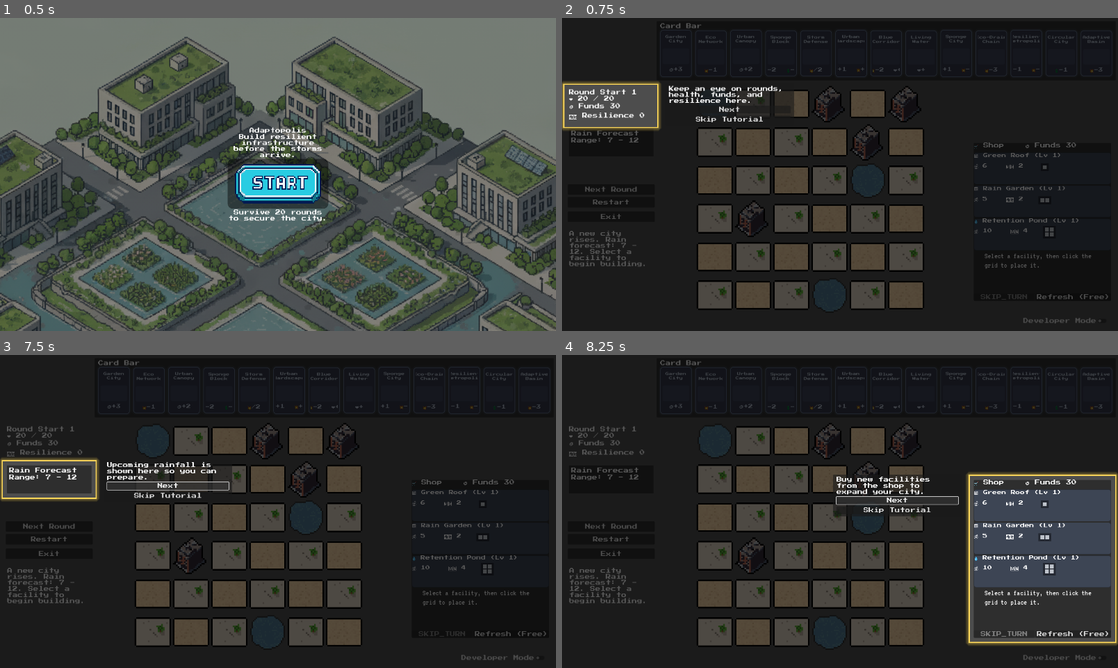
Above: before the commit, frames 1-4 (two rows, left to right).
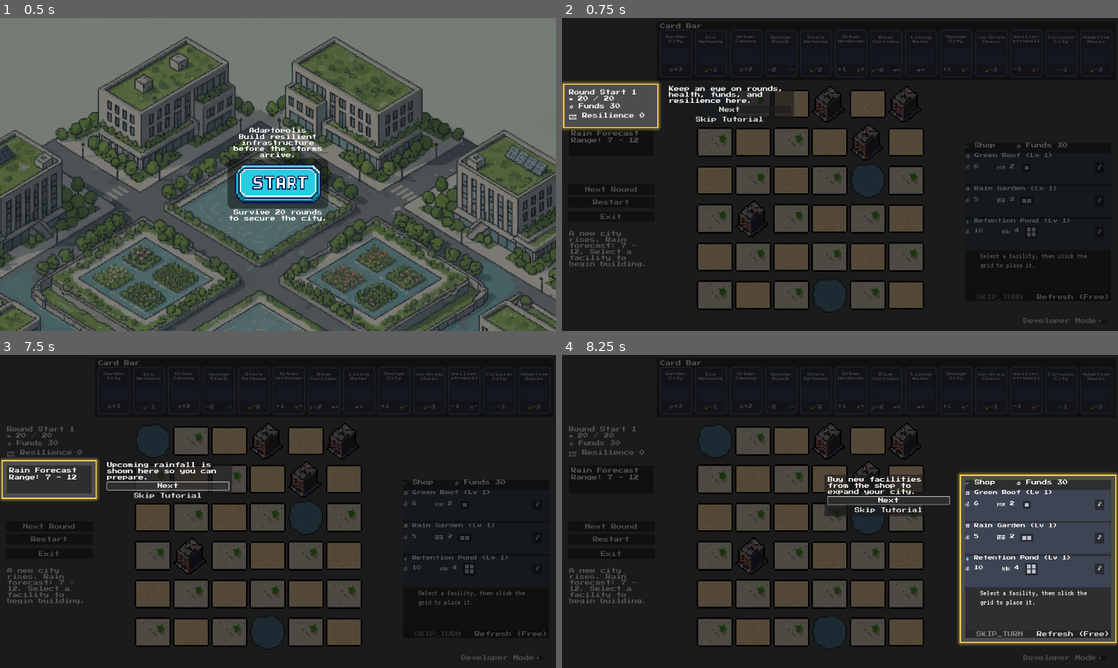
Above: after the commit, the same moments.

Repository: TinghaoHUANG/Adaptopolis-demo
Game: Godot game, scene res://scenes/main.tscn
Two runs of this game, one before a commit and one after it. Both use one fixed random seed, a clock stepped at 60 frames per second and the inputs below.
Inputs (mouse positions are in pixels of both pictures, inside the frame that each line leads up to):
- Up to frame 1 (0.5 s): no input
- Up to frame 2 (0.75 s): click (840, 183) at 0.5 s
- Up to frame 3 (7.5 s): click (539, 505) at 1.25 s, where only the run after the commit has a clickable "🔓"; click (539, 536) at 2 s, where only the run after the commit has a clickable "🔓"; click (539, 567) at 2.75 s, where only the run after the commit has a clickable "🔓"; click "Restart" at 3.5 s; click "Restart" at 4.25 s; click "Restart" at 5 s; click "Next Round" at 5.75 s; click "Next Round" at 6.5 s; click "Next" at 7.25 s
- Up to frame 4 (8.25 s): click "Next" at 8 s

Frame 1 is identical in both runs. In frame 2, 0.9% of the frame differs, in the area x 72-97%, y 39-90%; in frame 3, 0.9%; in frame 4, 3.8%, in the area x 47-98%, y 37-93%.

Commit message:
Release version 0.3.3

Diff:
--- a/scenes/main.tscn
+++ b/scenes/main.tscn
@@ -316,7 +316,7 @@
 anchor_top = 0.5
 anchor_right = 1.0
 anchor_bottom = 0.5
-offset_left = -498.0
+offset_left = -528.0
 offset_top = -107.0
 offset_right = -24.0
 offset_bottom = 434.0
--- a/scripts/card_bar.gd
+++ b/scripts/card_bar.gd
@@ -152,12 +152,12 @@
 	return style
 
 func _wrap_card_name(raw_name: String) -> String:
-	var name := raw_name.strip_edges()
-	if name.is_empty():
-		return name
-	var words := name.split(" ", false)
+	var trimmed_name := raw_name.strip_edges()
+	if trimmed_name.is_empty():
+		return trimmed_name
+	var words := trimmed_name.split(" ", false)
 	if words.size() <= 1:
-		return name
+		return trimmed_name
 	return _join_with_newlines(words)
 
 func _build_card_tooltip(card_name: String, effect_summary: String, description: String) -> String:
--- a/scripts/main.gd
+++ b/scripts/main.gd
@@ -220,6 +220,7 @@
 		shop_display.connect("offer_selected", Callable(self, "_on_shop_offer_selected"))
 		shop_display.connect("skip_selected", Callable(self, "_on_shop_skip_selected"))
 		shop_display.connect("refresh_requested", Callable(self, "_on_shop_refresh_requested"))
+		shop_display.connect("offer_lock_toggled", Callable(self, "_on_shop_offer_lock_toggled"))
 		_update_shop_funds()
 
 	if card_bar:
@@ -441,8 +442,9 @@
 	_shop_refresh_offers()
 
 func _on_offers_changed(offers: Array) -> void:
+	var lock_states: Array = _shop_get_locked_slots()
 	if shop_display:
-		_shop_display_call("set_offers", [offers])
+		_shop_display_call("set_offers", [offers, lock_states])
 	if selected_offer_index >= 0 and offers.size() > selected_offer_index:
 		_set_selected_preview_from_offer(offers[selected_offer_index])
 	else:
@@ -532,6 +534,15 @@
 	else:
 		_show_status("Shop refreshed with new options. First refresh is free.")
 
+func _on_shop_offer_lock_toggled(index: int, locked: bool) -> void:
+	_shop_set_offer_locked(index, locked)
+	var offers := _shop_get_offers()
+	if index < 0 or index >= offers.size():
+		return
+	var facility: Facility = offers[index]
+	var state_text := "Locked" if locked else "Unlocked"
+	_show_status("%s %s (Lv %d) for the next refresh." % [state_text, facility.name, facility.level])
+
 func _cancel_hover_schedule() -> void:
 	if hover_info_timer:
 		hover_info_timer.stop()
@@ -1139,6 +1150,12 @@
 		return result if typeof(result) == TYPE_ARRAY else []
 	return []
 
+func _shop_get_locked_slots() -> Array:
+	if shop_manager and shop_manager.has_method("get_locked_slots"):
+		var result = shop_manager.call("get_locked_slots")
+		return result if typeof(result) == TYPE_ARRAY else []
+	return []
+
 func _shop_skip_offer(index: int) -> bool:
 	if shop_manager and shop_manager.has_method("skip_offer"):
 		return bool(shop_manager.call("skip_offer", index))
@@ -1148,6 +1165,10 @@
 	if shop_manager and shop_manager.has_method("purchase_offer"):
 		return bool(shop_manager.call("purchase_offer", index, manager, origin, template))
 	return false
+
+func _shop_set_offer_locked(index: int, locked: bool) -> void:
+	if shop_manager and shop_manager.has_method("set_offer_locked"):
+		shop_manager.call("set_offer_locked", index, locked)
 
 func _grid_display_call(method: StringName, args: Array = []) -> void:
 	if grid_display and grid_display.has_method(method):
--- a/scripts/shop_display.gd
+++ b/scripts/shop_display.gd
@@ -11,6 +11,7 @@
 signal offer_selected(index: int)
 signal skip_selected(index: int)
 signal refresh_requested()
+signal offer_lock_toggled(index: int, locked: bool)
 
 @export var title_label_path: NodePath
 @export var offers_container_path: NodePath
@@ -20,7 +21,9 @@
 @export var refresh_button_path: NodePath
 
 var offers: Array = []
+var offer_locks: Array[bool] = []
 var buttons: Array[Button] = []
+var lock_buttons: Array[Button] = []
 var button_group: ButtonGroup = ButtonGroup.new()
 var selected_index: int = -1
 var offers_container: VBoxContainer = null
@@ -75,8 +78,14 @@
 		_refresh_title()
 	_update_status_hint()
 
-func set_offers(new_offers: Array) -> void:
+func set_offers(new_offers: Array, locked_states: Array = []) -> void:
 	offers = new_offers.duplicate()
+	offer_locks.clear()
+	for i in range(offers.size()):
+		var locked := false
+		if i < locked_states.size():
+			locked = bool(locked_states[i])
+		offer_locks.append(locked)
 	selected_index = -1
 	_rebuild_offer_list()
 	_update_status_hint()
@@ -118,11 +127,16 @@
 	for button in buttons:
 		button.queue_free()
 	buttons.clear()
+	for button in lock_buttons:
+		if is_instance_valid(button):
+			button.queue_free()
+	lock_buttons.clear()
 	for index in range(offers.size()):
 		var facility: Facility = offers[index]
 		var button := _create_offer_button(index, facility)
 		offers_container.add_child(button)
 		buttons.append(button)
+	_sync_lock_buttons()
 
 func _create_offer_button(index: int, facility: Facility) -> Button:
 	var button := Button.new()
@@ -130,7 +144,8 @@
 	button.button_group = button_group
 	button.focus_mode = Control.FOCUS_NONE
 	button.flat = false
-	button.custom_minimum_size = Vector2(0, 110)
+	button.size_flags_horizontal = Control.SIZE_EXPAND_FILL
+	button.custom_minimum_size = Vector2(440, 110)
 	button.text = ""
 	var content := HBoxContainer.new()
 	content.name = "Summary"
@@ -165,7 +180,16 @@
 	stats_row.size_flags_vertical = Control.SIZE_SHRINK_CENTER
 	stats_row.alignment = BoxContainer.ALIGNMENT_BEGIN
 	stats_row.add_theme_constant_override("separation", 8)
+	stats_row.custom_minimum_size = Vector2(button.custom_minimum_size.x + 40, 0)
 	text_column.add_child(stats_row)
+
+	var stats_group := HBoxContainer.new()
+	stats_group.mouse_filter = Control.MOUSE_FILTER_IGNORE
+	stats_group.size_flags_horizontal = Control.SIZE_EXPAND_FILL
+	stats_group.size_flags_vertical = Control.SIZE_SHRINK_CENTER
+	stats_group.alignment = BoxContainer.ALIGNMENT_BEGIN
+	stats_group.add_theme_constant_override("separation", 12)
+	stats_row.add_child(stats_group)
 
 	var stats_label := Label.new()
 	stats_label.mouse_filter = Control.MOUSE_FILTER_IGNORE
@@ -175,18 +199,30 @@
 	if OFFER_STATS_FONT:
 		stats_label.add_theme_font_override("font", OFFER_STATS_FONT)
 		stats_label.add_theme_font_size_override("font_size", OFFER_STATS_FONT_SIZE)
-	stats_row.add_child(stats_label)
-
-	var spacer := Control.new()
-	spacer.size_flags_horizontal = Control.SIZE_SHRINK_CENTER
-	spacer.custom_minimum_size = Vector2(28, 0)
-	stats_row.add_child(spacer)
+	stats_group.add_child(stats_label)
 
 	var preview := SHAPE_PREVIEW_CLASS.new()
 	preview.size_flags_horizontal = Control.SIZE_SHRINK_CENTER
 	preview.size_flags_vertical = Control.SIZE_SHRINK_CENTER
 	preview.set_facility(facility)
-	stats_row.add_child(preview)
+	stats_group.add_child(preview)
+	var lock_spacer := Control.new()
+	lock_spacer.size_flags_horizontal = Control.SIZE_EXPAND_FILL
+	lock_spacer.size_flags_vertical = Control.SIZE_SHRINK_CENTER
+	stats_row.add_child(lock_spacer)
+
+	var lock_button := Button.new()
+	lock_button.toggle_mode = true
+	lock_button.focus_mode = Control.FOCUS_NONE
+	lock_button.mouse_filter = Control.MOUSE_FILTER_STOP
+	lock_button.text = "🔓"
+	lock_button.tooltip_text = "Lock this offer to keep it on refresh."
+	lock_button.custom_minimum_size = Vector2(32, 32)
+	lock_button.size_flags_horizontal = Control.SIZE_SHRINK_END
+	lock_button.size_flags_vertical = Control.SIZE_SHRINK_CENTER
+	lock_button.connect("toggled", Callable(self, "_on_lock_toggled").bind(index))
+	stats_row.add_child(lock_button)
+	lock_buttons.append(lock_button)
 
 	_apply_offer_style(button, facility)
 	button.connect("toggled", Callable(self, "_on_offer_toggled").bind(index))
@@ -307,3 +343,32 @@
 		set_status(_build_detail_text(facility))
 	else:
 		set_status("Select a facility, then click the grid to place it.")
+
+func _on_lock_toggled(pressed: bool, index: int) -> void:
+	if index < 0 or index >= offers.size():
+		return
+	if index >= offer_locks.size():
+		var previous_size := offer_locks.size()
+		offer_locks.resize(offers.size())
+		for i in range(previous_size, offer_locks.size()):
+			offer_locks[i] = false
+	offer_locks[index] = pressed
+	_update_lock_button_visual(index)
+	emit_signal("offer_lock_toggled", index, pressed)
+
+func _update_lock_button_visual(index: int) -> void:
+	if index < 0 or index >= lock_buttons.size():
+		return
+	var button := lock_buttons[index]
+	if not is_instance_valid(button):
+		return
+	var locked := index < offer_locks.size() and offer_locks[index]
+	button.set_block_signals(true)
+	button.button_pressed = locked
+	button.text = "🔒" if locked else "🔓"
+	button.tooltip_text = "Unlock this offer to refresh it." if locked else "Lock this offer to keep it on refresh."
+	button.set_block_signals(false)
+
+func _sync_lock_buttons() -> void:
+	for i in range(lock_buttons.size()):
+		_update_lock_button_visual(i)
--- a/scripts/shop_manager.gd
+++ b/scripts/shop_manager.gd
@@ -18,6 +18,7 @@
 var library: FacilityLibrary = null
 var city_state: CityState = null
 var current_offers: Array[Facility] = []
+var locked_slots: Array[bool] = []
 var rng: RandomNumberGenerator = RandomNumberGenerator.new()
 
 func _ready() -> void:
@@ -30,21 +31,43 @@
 	city_state = value
 
 func refresh_offers() -> Array[Facility]:
+	var previous_offers := current_offers.duplicate()
+	var previous_locks := locked_slots.duplicate()
 	current_offers.clear()
+	locked_slots.clear()
 	if library == null:
 		push_warning("ShopManager requires a FacilityLibrary")
 		return current_offers
 	var round_number := city_state.round_number if city_state else 1
 	for i: int in range(offer_size):
-		var level := _determine_offer_level(round_number)
-		var facility: Facility = library.get_random_facility(round_number, rng, level)
-		if facility:
+		var reuse_locked: bool = i < previous_offers.size() and i < previous_locks.size() and previous_locks[i]
+		var facility: Facility = null
+		if reuse_locked:
+			facility = previous_offers[i]
+		if facility == null:
+			var level := _determine_offer_level(round_number)
+			facility = library.get_random_facility(round_number, rng, level)
+		if facility != null:
 			current_offers.append(facility)
+			locked_slots.append(reuse_locked)
 	emit_signal("offers_changed", current_offers.duplicate())
 	return current_offers
 
 func get_offers() -> Array[Facility]:
 	return current_offers.duplicate()
+
+func get_locked_slots() -> Array[bool]:
+	return locked_slots.duplicate()
+
+func set_offer_locked(index: int, locked: bool) -> void:
+	if index < 0 or index >= current_offers.size():
+		return
+	if index >= locked_slots.size():
+		var previous_size := locked_slots.size()
+		locked_slots.resize(current_offers.size())
+		for i in range(previous_size, locked_slots.size()):
+			locked_slots[i] = false
+	locked_slots[index] = locked
 
 func purchase_offer(index: int, grid_manager: GridManager, origin: Vector2i, template_override: Facility = null) -> bool:
 	if index < 0 or index >= current_offers.size():
@@ -73,6 +96,8 @@
 		emit_signal("purchase_failed", "Placement failed")
 		return false
 	current_offers.remove_at(index)
+	if index < locked_slots.size():
+		locked_slots.remove_at(index)
 	emit_signal("offers_changed", current_offers.duplicate())
 	emit_signal("facility_purchased", facility)
 	return true
@@ -81,6 +106,8 @@
 	if index < 0 or index >= current_offers.size():
 		return false
 	current_offers.remove_at(index)
+	if index < locked_slots.size():
+		locked_slots.remove_at(index)
 	emit_signal("offers_changed", current_offers.duplicate())
 	return true
 
Not shown, changed: export_presets.cfg
Binary file added: icons/exe_icon_1.ico
Binary file removed: icons/icon1.png
Not shown, removed: icons/icon1.png.import
Binary file removed: icons/pixel-art-game-icon-showing-an-umbrella-covering-a-small-pixel-city-raindrops-falling-outside-the-um__75c1c31a.png
Not shown, removed: icons/pixel-art-game-icon-showing-an-umbrella-covering-a-small-pixel-city-raindrops-falling-outside-the-um__75c1c31a.png.import
Binary file removed: icons/pixel-art-icon-of-modern-city-rooftops-covered-with-greenery-viewed-top-down-with-a-single-raindrop-__56e2d392.png
Not shown, removed: icons/pixel-art-icon-of-modern-city-rooftops-covered-with-greenery-viewed-top-down-with-a-single-raindrop-__56e2d392.png.import
Not shown, changed: Adaptopolis_demo_v0.3.2.exe
Not shown, added: Adaptopolis_demo_v0.3.3.exe
